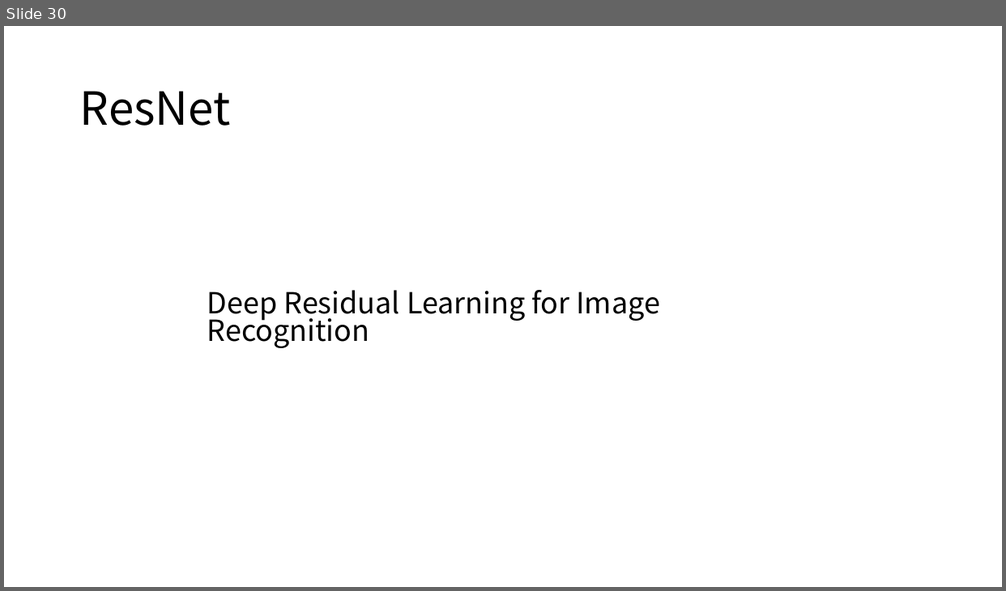
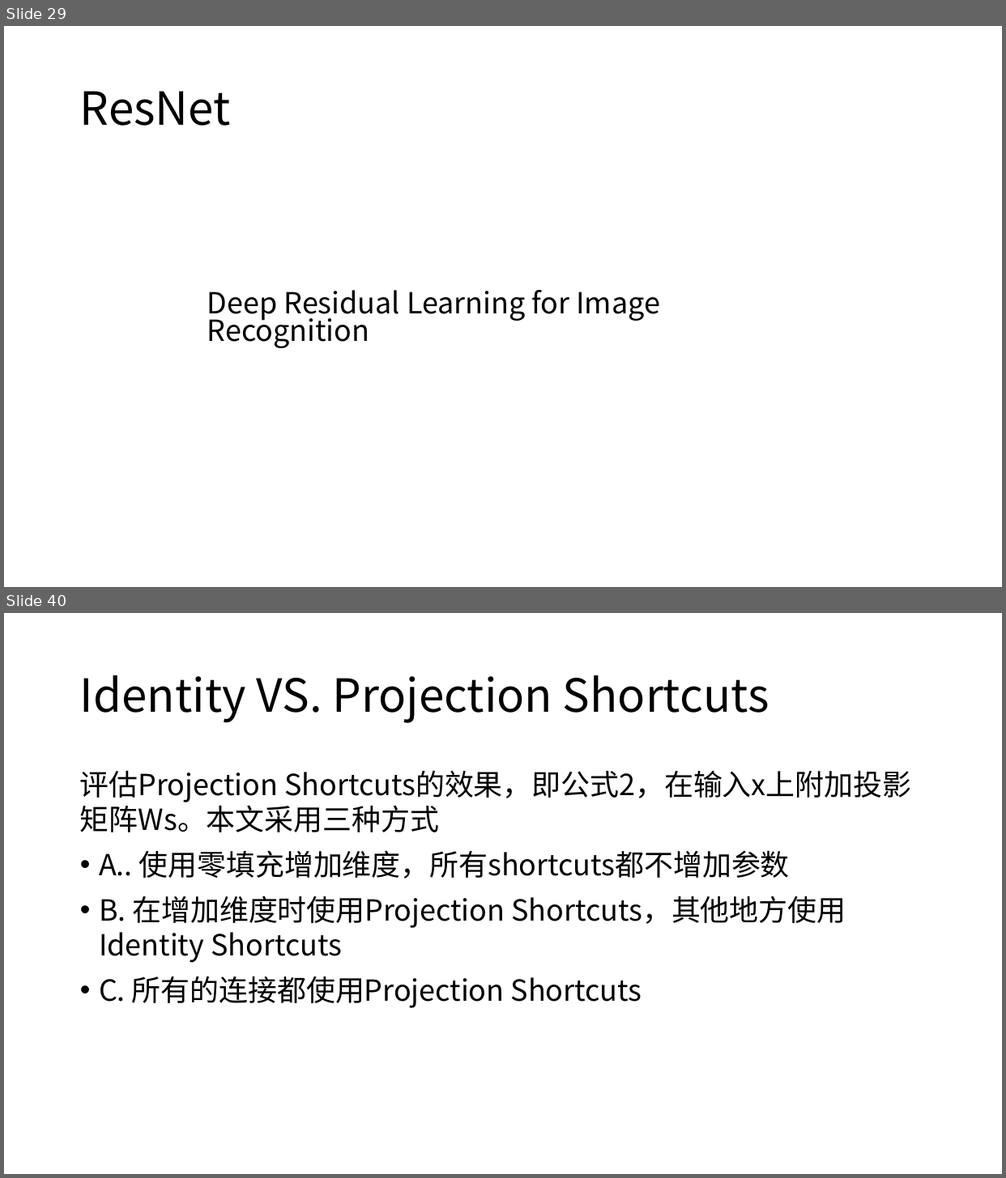
Before and after one commit to XianzhengWU/deeplearning_papernotes, a slide deck: 四篇论文笔记汇总.pptx. Shown one above the other, each under a label of ours: slide 30 before the commit, slides 29 and 40 after it; the slides between them are not shown. The pictures are 1006x591 and 1006x1178 pixels, drawn with LibreOffice and Linux fonts; fonts in the diff are those of the drawing. Boxes give left, top, right and bottom in pixels: in the first picture for what was removed or moved away, otherwise in the second. Text is boxed around its words. In the diff, an @@ line names an element or a change of style, - is before the commit and + after.

```diff
--- a/四篇论文笔记汇总.pptx
+++ b/四篇论文笔记汇总.pptx
@@ slide 40 added at bbox=[4, 613, 1002, 1174], background #FFFFFF @@
@@ title added at bbox=[80, 675, 769, 723], 44 pt, text #000000 @@
+Identity VS. Projection Shortcuts
@@ text added at bbox=[80, 770, 911, 1008], 28 pt, text #000000 @@
+评估Projection Shortcuts的效果，即公式2，在输入x上附加投影矩阵Ws。本文采用三种方式
+• A.. 使用零填充增加维度，所有shortcuts都不增加参数
+• B. 在增加维度时使用Projection Shortcuts，其他地方使用Identity Shortcuts
+• C. 所有的连接都使用Projection Shortcuts
@@ what was slide 30 is now slide 29 @@
```
Also in this commit, not shown: 2 slides changed, 13 other slides added, 6 slides removed, 1 other file.
